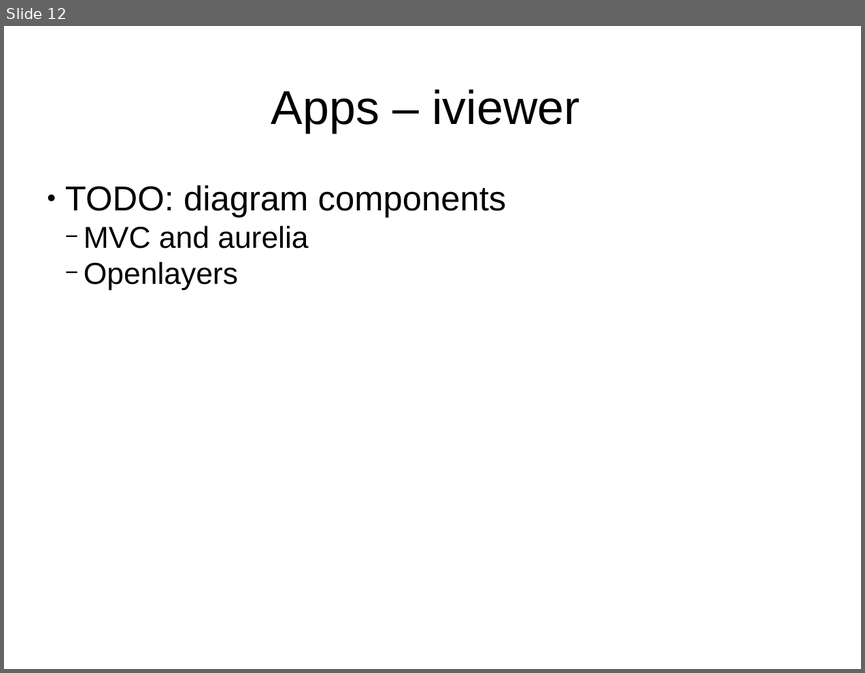
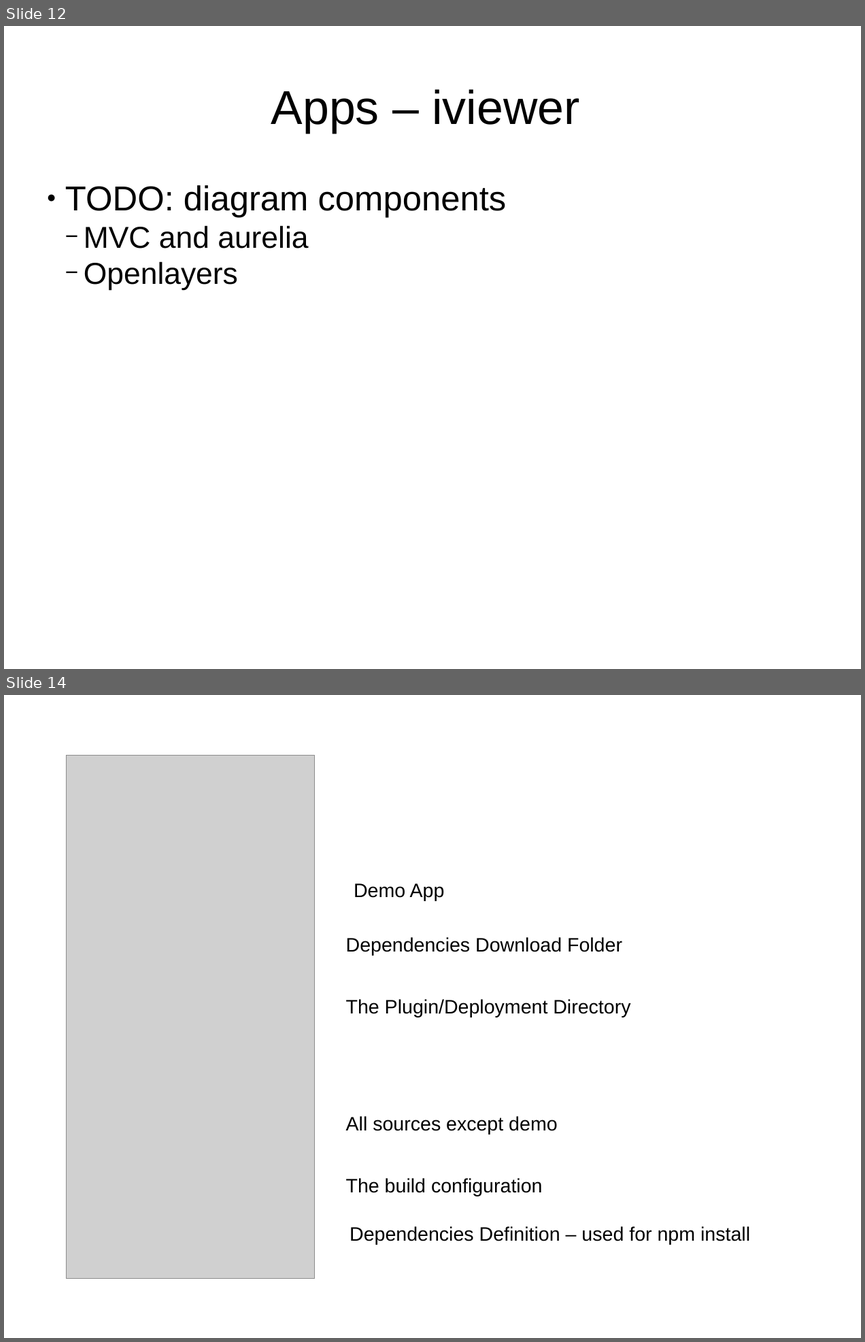
Before and after one commit to waxenegger/frameworks, a slide deck: training/apps.pptx. Shown one above the other, each under a label of ours: slide 12 before the commit, slides 12 and 14 after it; the slides between them are not shown. The pictures are 865x673 and 865x1342 pixels, drawn with LibreOffice and Linux fonts; fonts in the diff are those of the drawing; grey boxes stand for pictures. Boxes give left, top, right and bottom in pixels: in the first picture for what was removed or moved away, otherwise in the second. Text is boxed around its words. In the diff, an @@ line names an element or a change of style, - is before the commit and + after.

```diff
--- a/training/apps.pptx
+++ b/training/apps.pptx
@@ slide 14 added at (4, 695, 861, 1338), background #FFFFFF @@
@@ picture added at (66, 755, 315, 1278) @@
@@ text added at (354, 883, 445, 900), 18 pt, text #000000 @@
+Demo App
@@ text added at (346, 937, 622, 955), 18 pt, text #000000 @@
+Dependencies Download Folder
@@ text added at (346, 999, 630, 1017), 18 pt, text #000000 @@
+The Plugin/Deployment Directory
@@ text added at (346, 1116, 557, 1134), 18 pt, text #000000 @@
+All sources except demo
@@ text added at (346, 1178, 543, 1196), 18 pt, text #000000 @@
+The build configuration
@@ text added at (349, 1226, 750, 1244), 18 pt, text #000000 @@
+Dependencies Definition – used for npm install
```
Also in this commit, not shown: 1 other file.
